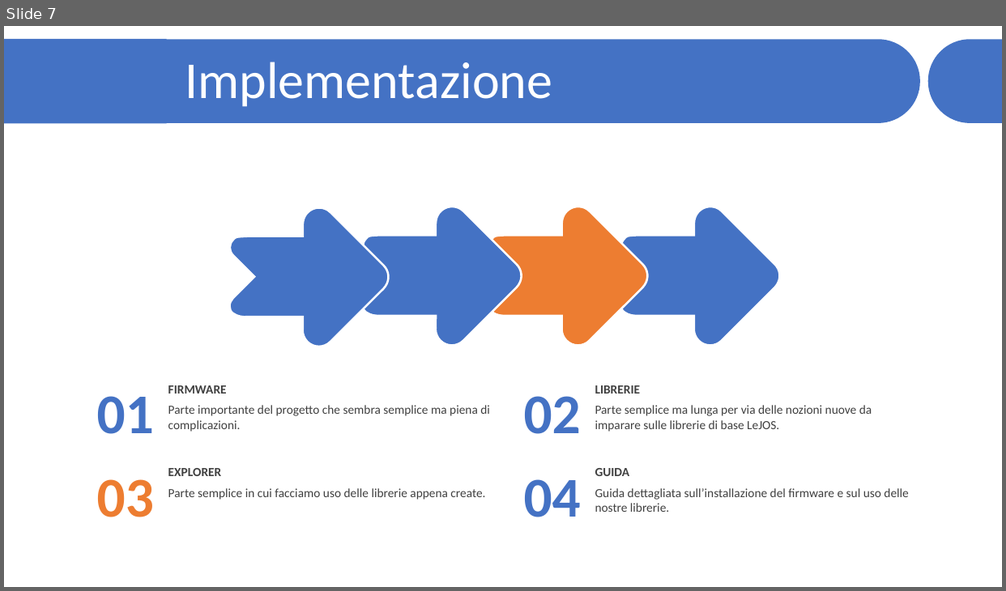
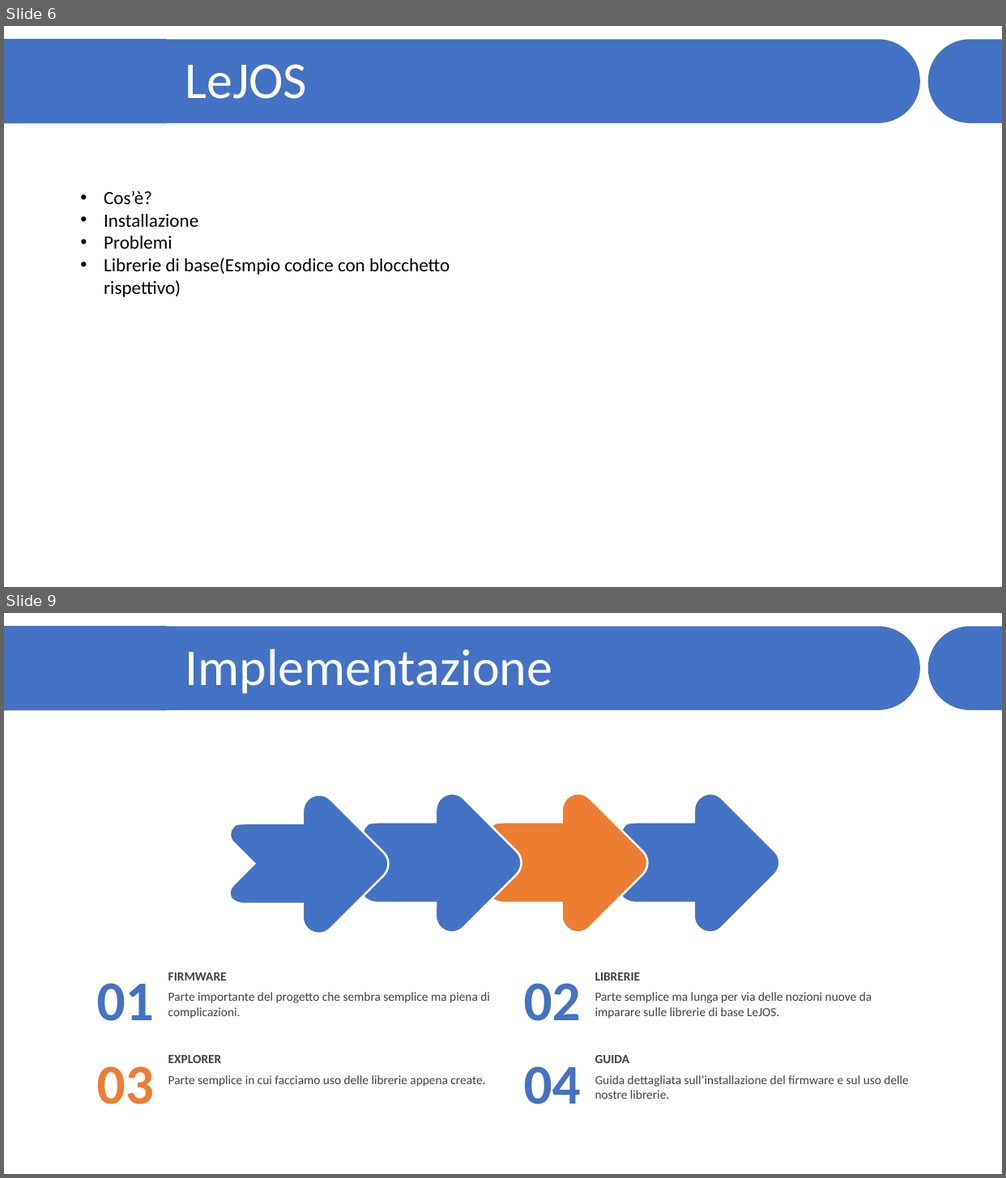
Before and after one commit to JariNaeser/Progetto2, a slide deck: presentazione/Presentazione - Näser Gübeli.pptx. Shown one above the other, each under a label of ours: slide 7 before the commit, slides 6 and 9 after it; the slides between them are not shown. The pictures are 1006x591 and 1006x1178 pixels, drawn with LibreOffice and Linux fonts; fonts in the diff are those of the drawing. Boxes give left, top, right and bottom in pixels: in the first picture for what was removed or moved away, otherwise in the second. Text is boxed around its words. In the diff, an @@ line names an element or a change of style, - is before the commit and + after.

```diff
--- a/presentazione/Presentazione - Näser Gübeli.pptx
+++ b/presentazione/Presentazione - Näser Gübeli.pptx
@@ slide 6 added at [4,26,1002,587], background #FFFFFF; not listed: 3 template elements that a slide beside it also shows @@
@@ rectangle added at [4,39,167,123], fill #4472C4 @@
@@ text added at [185,64,308,99], 50 pt, text #FFFFFF @@
+LeJOS
@@ text added at [104,191,450,297], 18 pt, text #000000 @@
+• Cos’è?
+• Installazione
+• Problemi
+• Librerie di base(Esmpio codice con blocchetto rispettivo)
@@ what was slide 7 is now slide 9 @@
```
Also in this commit, not shown: 4 slides changed, 5 other slides added, 2 slides removed.
